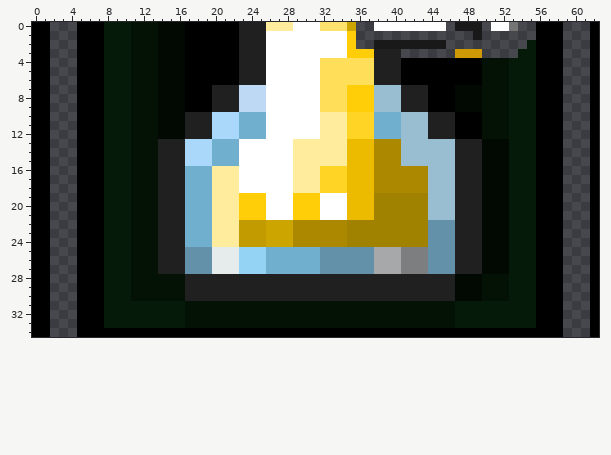
Pixel-art sprite -- src/main/resources/unitycues/autoConsume/consumables/cueConsumableGoldMinor.png. Above: the version before the commit.
The file is 63x35 pixels. Colours within 5 levels of each other are drawn and written as one.
New version:
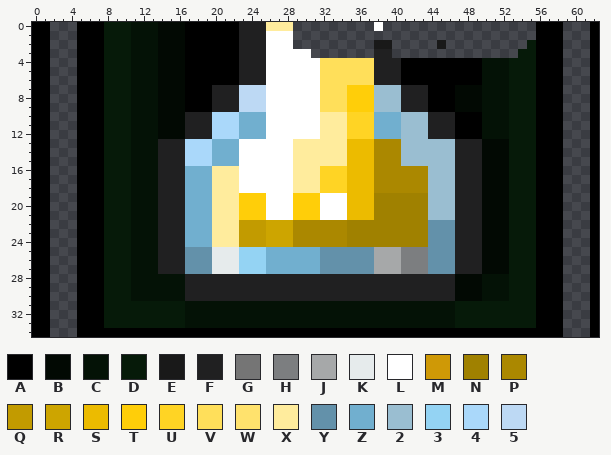
Palette (. is transparent): A #000000  B #020903  C #041206  D #061a09  E #191919  F #202021  G #757575  H #7c7e80  J #a6a8a9  K #e6ebec  L #ffffff  M #cf9906  N #a08100  P #ab8800  Q #c29b00  R #cda500  S #ecbb00  T #ffce09  U #ffd424  V #ffdf5a  W #ffe26d  X #ffec9d  Y #6391aa  Z #71afcf  2 #9abed1  3 #94d3f3  4 #aad8fa  5 #bdd9f4
Edits made:
Changed rows in their new state; - is an unchanged pixel.
first column x 29:
 0 .......---.......-...-...
 1 .......-------------.----
 2 .......----.....---------
 3 --.......--.------...----
Where, in picture pixels (left, top, right, bottom), the same in both pictures:
erased: (293, 22, 518, 58)
